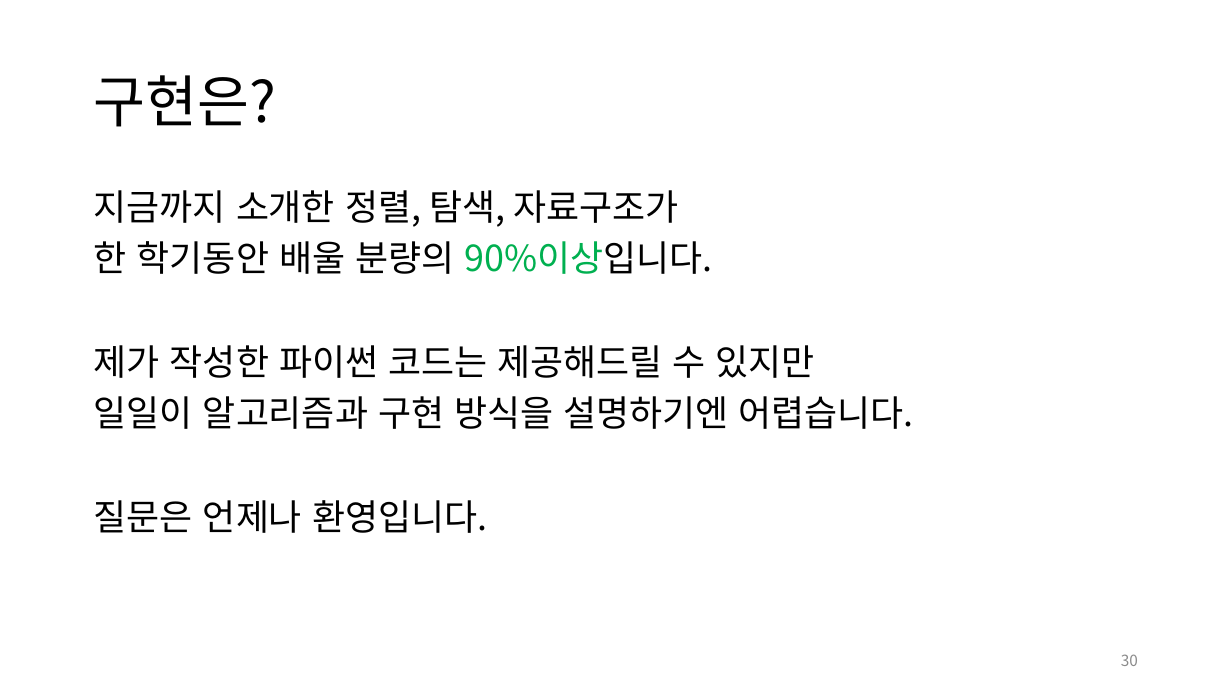
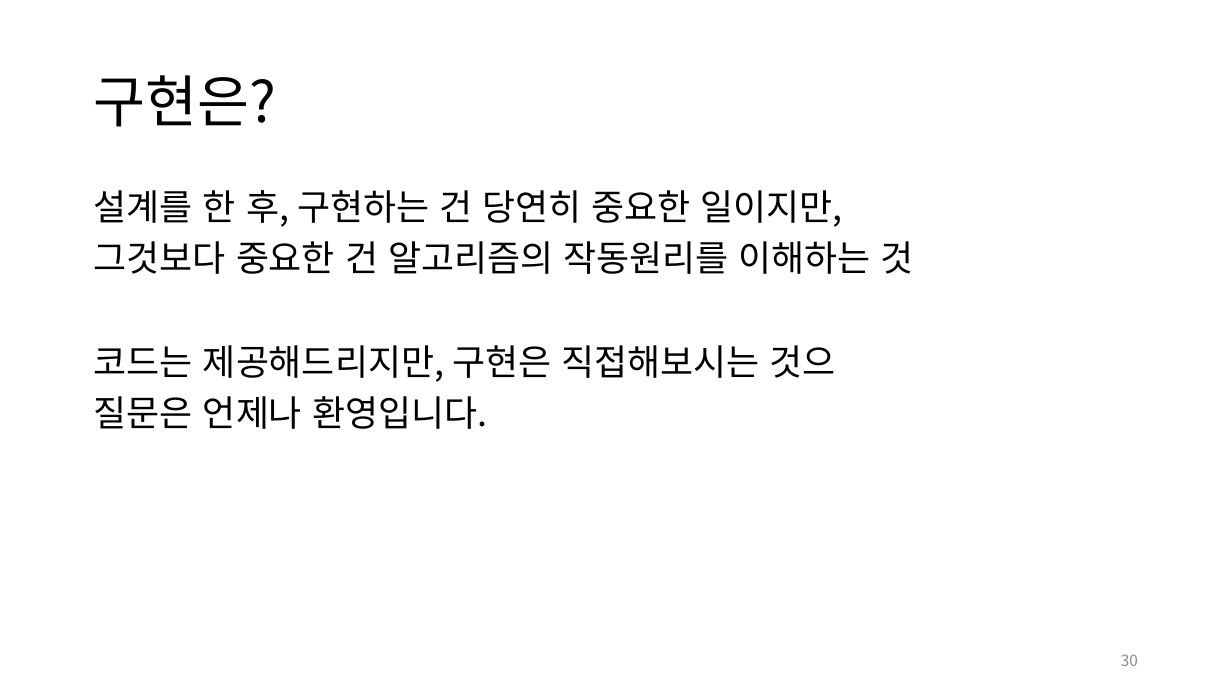
Before and after one commit to jm-kor-00/Seed_23-2nd, a slide deck: slide 30 of 3rd/2학기_씨앗_3회.pptx. Drawn at 1232x693 pixels with LibreOffice and Linux fonts; fonts in the diff are those of the drawing. Boxes give left, top, right and bottom in pixels: in the first picture for what was removed or moved away, otherwise in the second. Text is boxed around its words. In the diff, an @@ line names an element or a change of style, - is before the commit and + after.

```diff
--- a/3rd/2학기_씨앗_3회.pptx
+++ b/3rd/2학기_씨앗_3회.pptx
@@ text at (94,190,913,382): text changed @@
-지금까지 소개한 정렬, 탐색, 자료구조가
-한 학기동안 배울 분량의 90%이상입니다.
-제가 작성한 파이썬 코드는 제공해드릴 수 있지만
-일일이 알고리즘과 구현 방식을 설명하기엔 어렵습니다.
+설계를 한 후, 구현하는 건 당연히 중요한 일이지만,
+그것보다 중요한 건 알고리즘의 작동원리를 이해하는 것
+코드는 제공해드리지만, 구현은 직접해보시는 것으
```
